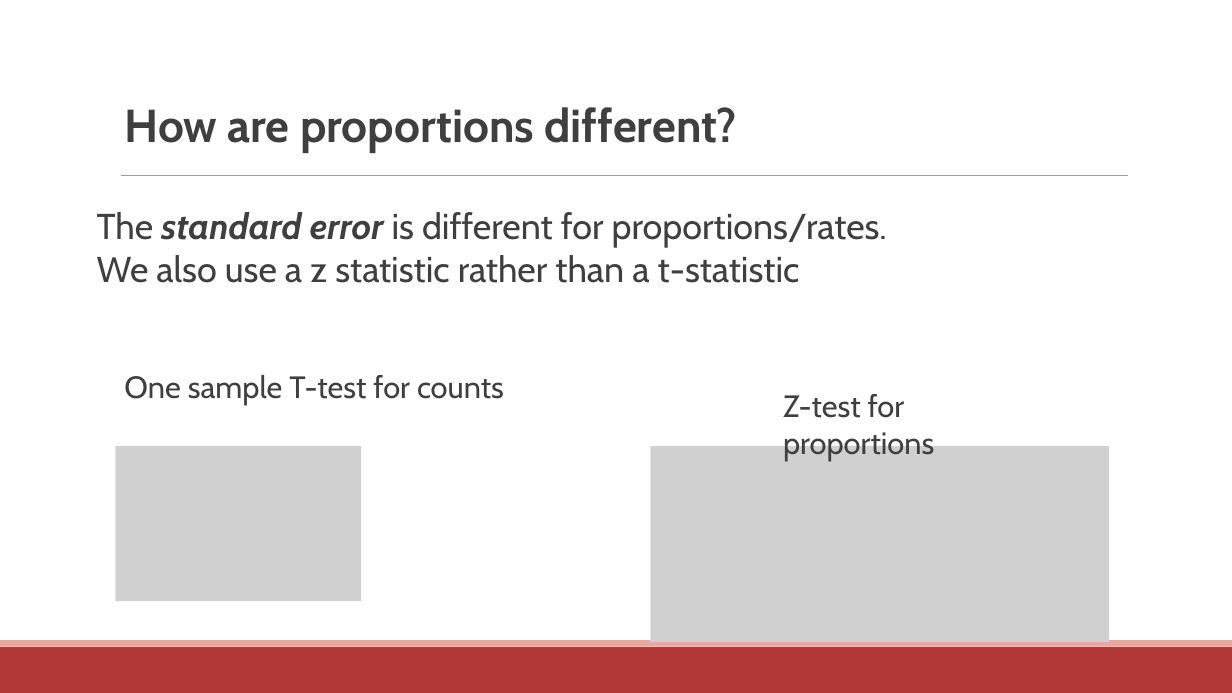
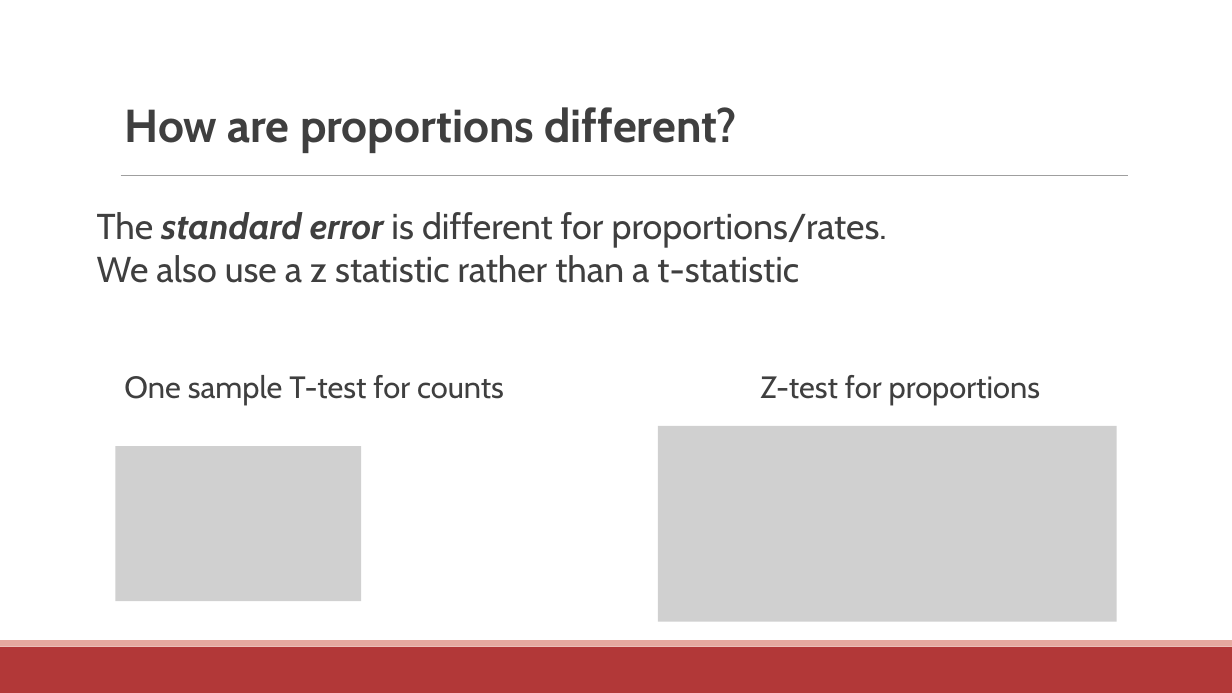
Before and after one commit to communitymaplab/geog4300_datascience, a slide deck: slide 24 of in_class_slides/geog4300_L13 Hypotheses and one sample tests and normality.pptx (slide 19 before the commit). Drawn at 1232x693 pixels with LibreOffice and Linux fonts; fonts in the diff are those of the drawing; grey boxes stand for pictures. Boxes give left, top, right and bottom in pixels: in the first picture for what was removed or moved away, otherwise in the second. Text is boxed around its words. In the diff, an @@ line names an element or a change of style, - is before the commit and + after.

Commit message:
Slide updates

```diff
--- a/in_class_slides/geog4300_L13 Hypotheses and one sample tests and normality.pptx
+++ b/in_class_slides/geog4300_L13 Hypotheses and one sample tests and normality.pptx
@@ text "Z-test for proportions" rewrapped from (783, 394, 934, 461) to (760, 375, 1040, 405) @@
@@ picture: place and size @@
-picture at (651, 446, 1110, 642)
+picture at (658, 426, 1117, 622)
```
Also in this commit, not shown: 1 other slide changed, 5 slides added, 2 other files.
